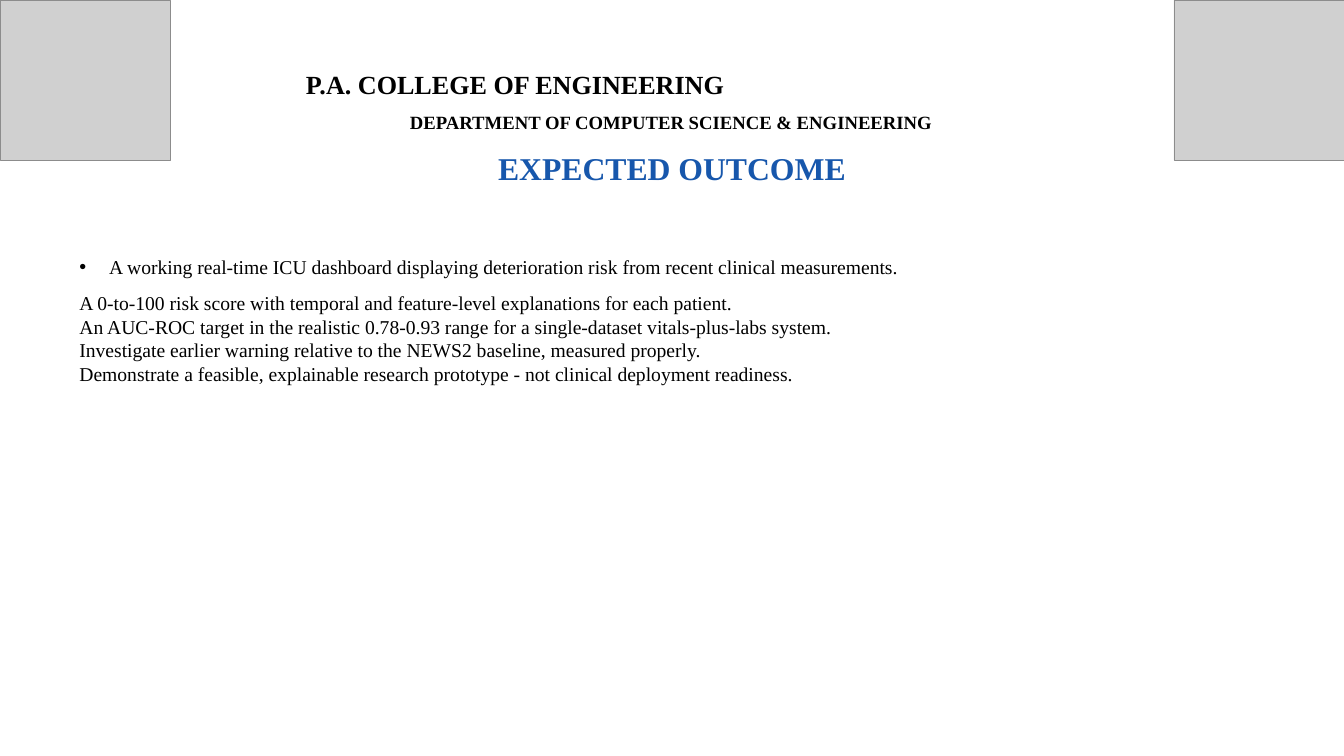
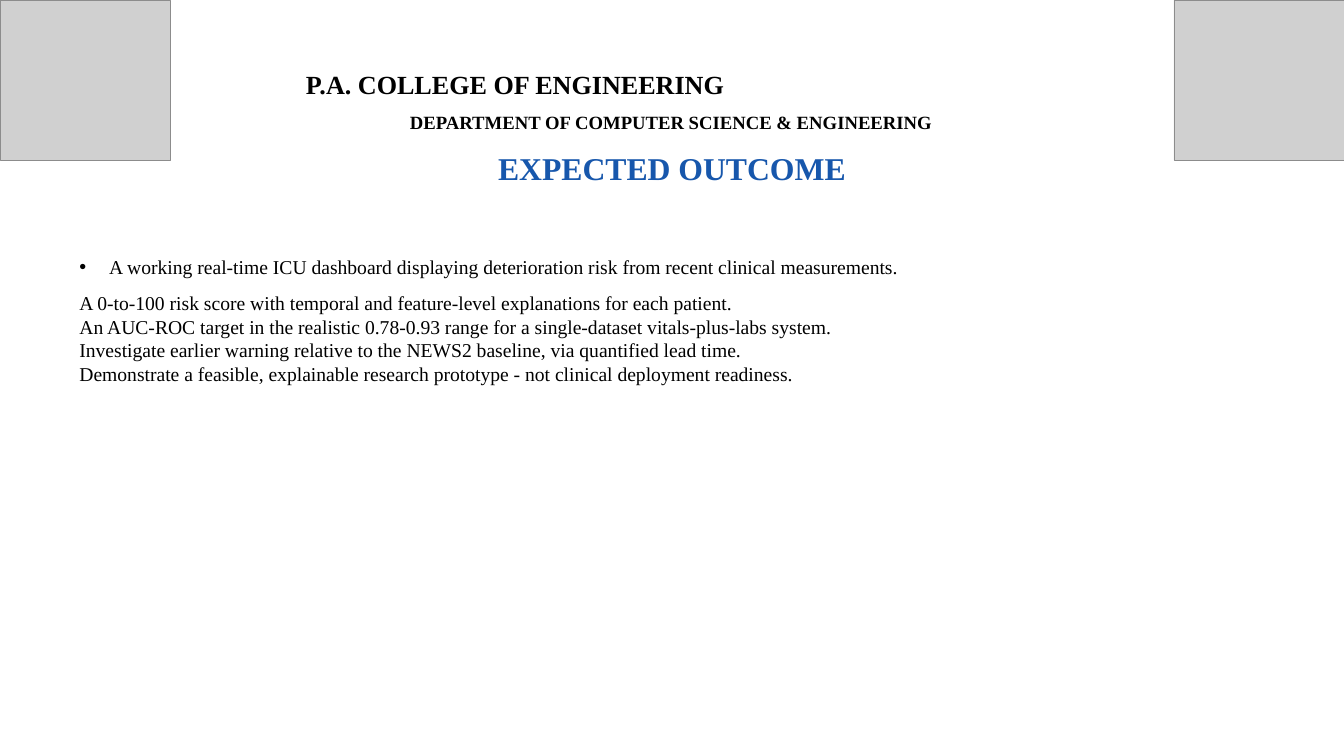
Before and after one commit to Dinaltium/SynCura, a slide deck: slide 8 of ppt/SynCura_Deck_V2.pptx. Drawn at 1344x756 pixels with LibreOffice and Linux fonts; fonts in the diff are those of the drawing; grey boxes stand for pictures. Boxes give left, top, right and bottom in pixels: in the first picture for what was removed or moved away, otherwise in the second. Text is boxed around its words. In the diff, an @@ line names an element or a change of style, - is before the commit and + after.

```diff
--- a/ppt/SynCura_Deck_V2.pptx
+++ b/ppt/SynCura_Deck_V2.pptx
@@ text at <box>79,343,741,362</box>: text changed @@
-Investigate earlier warning relative to the NEWS2 baseline, measured properly.
+Investigate earlier warning relative to the NEWS2 baseline, via quantified lead time.
```
Also in this commit, not shown: 8 other slides changed, 2 other files.
